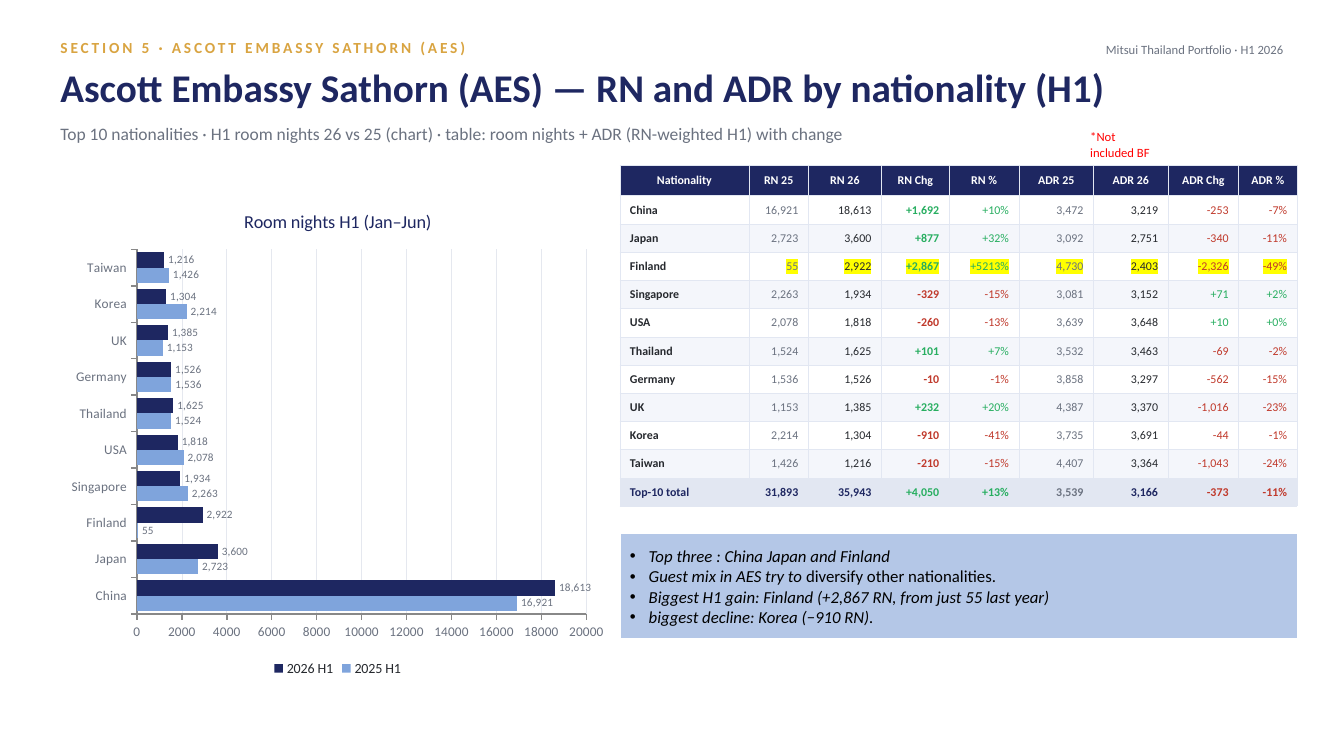
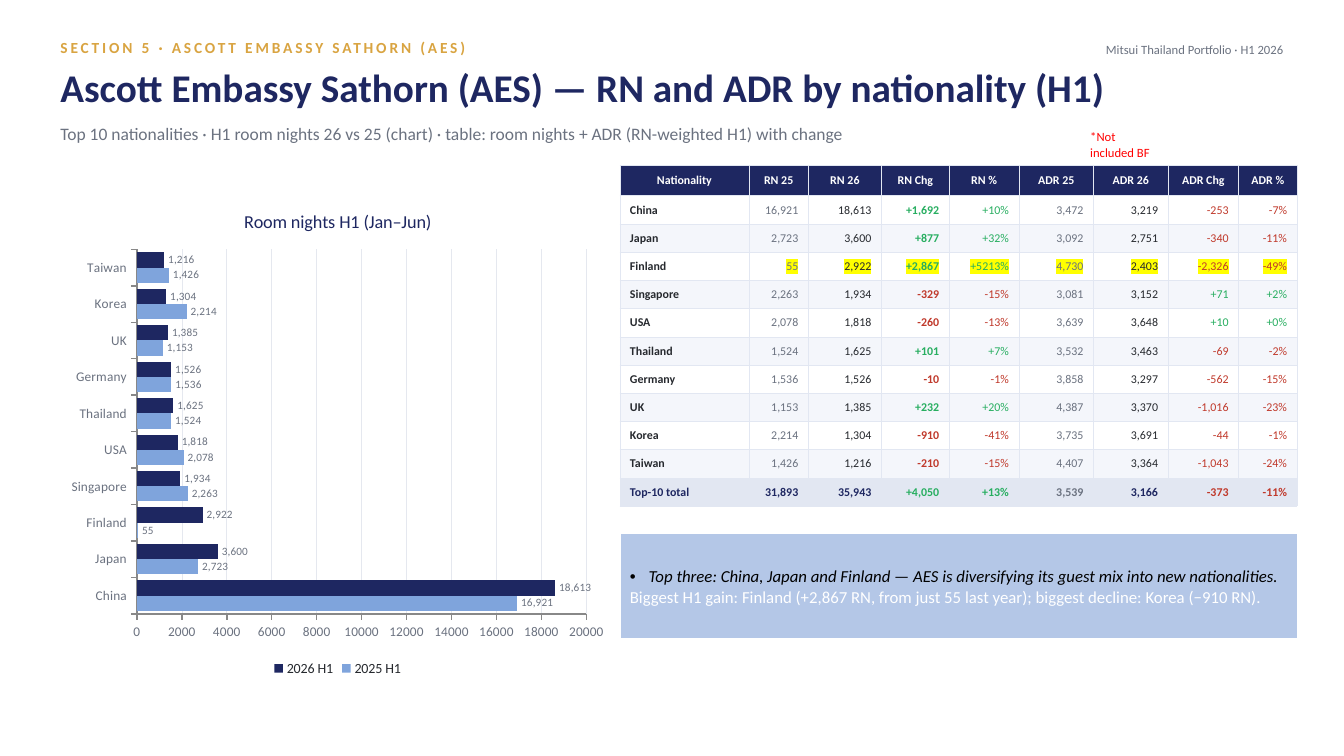
Before and after one commit to Chavin2543/mae-workspace, a slide deck: slide 22 of output/Portfolio_Performance_Report_H1-2026.pptx. Drawn at 1344x756 pixels with LibreOffice and Linux fonts; fonts in the diff are those of the drawing. Boxes give left, top, right and bottom in pixels: in the first picture for what was removed or moved away, otherwise in the second. Text is boxed around its words. In the diff, an @@ line names an element or a change of style, - is before the commit and + after.

```diff
--- a/output/Portfolio_Performance_Report_H1-2026.pptx
+++ b/output/Portfolio_Performance_Report_H1-2026.pptx
@@ text in rectangle at (630,570,1277,606): text changed @@
-• Top three : China Japan and Finland
-• Guest mix in AES try to diversify other nationalities.
-• Biggest H1 gain: Finland (+2,867 RN, from just 55 last year)
-• biggest decline: Korea (−910 RN).
+• Top three: China, Japan and Finland — AES is diversifying its guest mix into new nationalities.
+Biggest H1 gain: Finland (+2,867 RN, from just 55 last year); biggest decline: Korea (−910 RN).
```
Also in this commit, not shown: 15 other slides changed.
